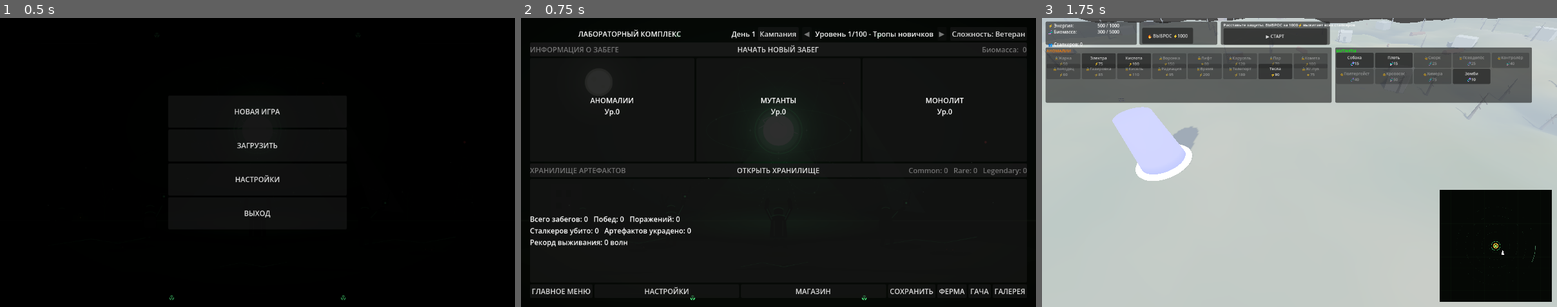
Above: before the commit, frames 1-3 (left to right).
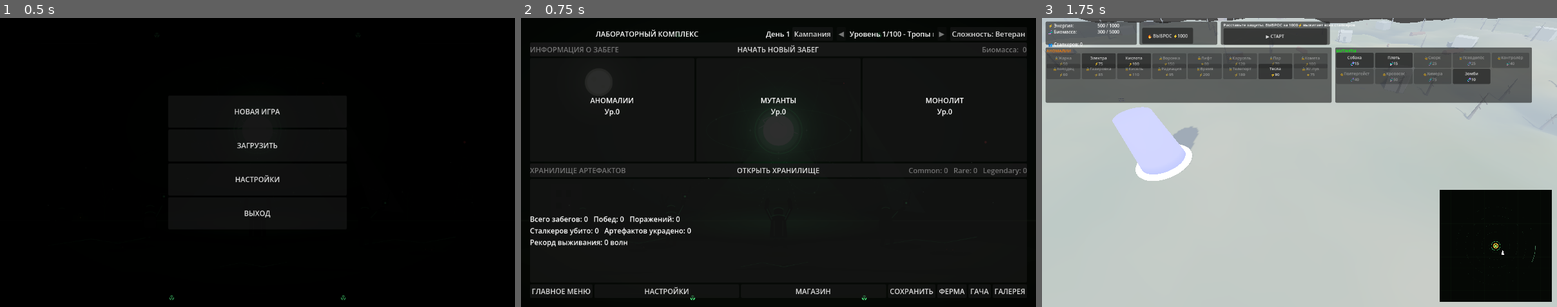
Above: after the commit, the same moments.

Repository: MisStiCc/StalkerRevert
Game: Godot game, scene res://scenes/ui/main_menu.tscn
Same seed, same stepped clock (60 frames per second), same inputs: the game is played once before the commit and once after it.
Inputs:
- Up to frame 1 (0.5 s): no input
- Up to frame 2 (0.75 s): click "НОВАЯ ИГРА" at 0.5 s
- Up to frame 3 (1.75 s): click "НАЧАТЬ НОВЫЙ ЗАБЕГ" at 1.25 s

Frame 1 is identical in both runs. In frame 2, 0.7% of the frame differs, in the area x 11-81%, y 4-8%; in frame 3, nothing differs.

Commit message:
fix: докоммит правок магазина (кнопки 46px, clip_text селектора кампании) - не вошли в прошлый пуш

Diff:
--- a/ui/lab/lab_controller.gd
+++ b/ui/lab/lab_controller.gd
@@ -292,6 +292,8 @@
 
 	_campaign_label = Label.new()
 	_campaign_label.add_theme_font_size_override("font_size", 16)
+	_campaign_label.clip_text = true
+	_campaign_label.size_flags_horizontal = Control.SIZE_EXPAND_FILL
 
 	_run_mode_button = Button.new()
 	_run_mode_button.text = "Кампания"
@@ -507,7 +509,7 @@
 🧬" + str(int(price))
 			btn.pressed.connect(_on_shop_buy.bind("mutant", type, price))
 		_add_card_icon(btn, type, true)
-		btn.custom_minimum_size = Vector2(160, 34)
+		btn.custom_minimum_size = Vector2(160, 46)
 		mutant_grid.add_child(btn)
 	for entry in GachaData.get_shop_artifacts():
 		var type: String = entry[0]
@@ -522,7 +524,7 @@
 🧬" + str(int(price))
 			btn.pressed.connect(_on_shop_buy.bind("artifact", type, price))
 		_add_card_icon(btn, type, false)
-		btn.custom_minimum_size = Vector2(240, 34)
+		btn.custom_minimum_size = Vector2(240, 46)
 		artifact_grid.add_child(btn)
 
 
@@ -532,7 +534,7 @@
 	if ResourceLoader.exists(path):
 		btn.icon = load(path)
 		btn.expand_icon = true
-		btn.add_theme_constant_override("icon_max_width", 26)
+		btn.add_theme_constant_override("icon_max_width", 24)
 
 
 func _make_icon_rect(type: String, is_mutant: bool, icon_size: int = 24) -> TextureRect:
